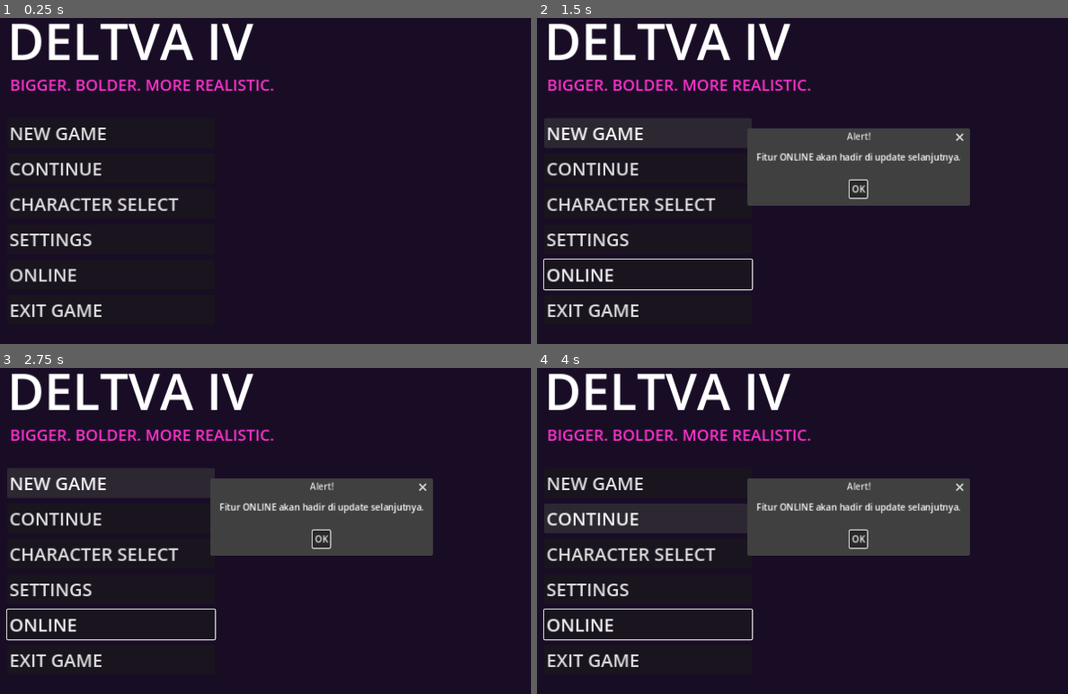
Above: before the commit, frames 1-4 (two rows, left to right).
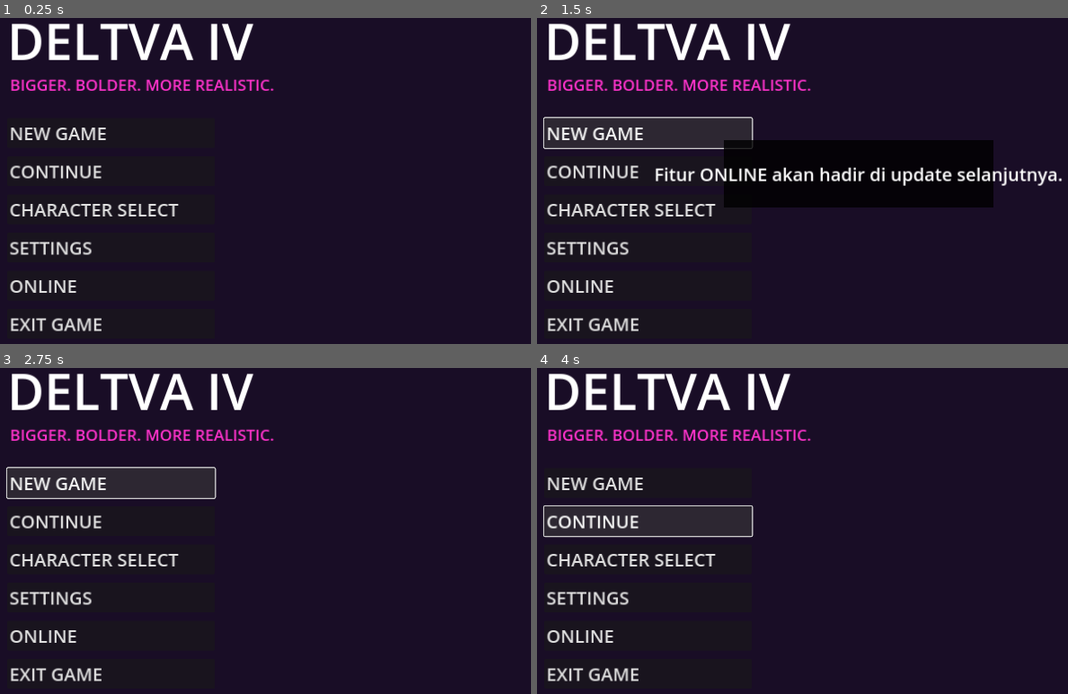
Above: after the commit, the same moments.

Repository: AniblimaxDeveloper/geta-iv-sivis
Game: Godot game, scene res://Menu.tscn
Same seed, same stepped clock (60 frames per second), same inputs: the game is played once before the commit and once after it.
Inputs:
- Up to frame 1 (0.25 s): no input
- Up to frame 2 (1.5 s): click "ONLINE" at 0.5 s; click "NEW GAME" at 1.25 s
- Up to frame 3 (2.75 s): click "NEW GAME" at 2 s
- Up to frame 4 (4 s): click "CONTINUE" at 2.75 s; click "CONTINUE" at 3.5 s

The runs differ from the first frame. In frame 1, 3.2% of the frame differs, in the area x 1-34%, y 44-97%; in frame 2, 16%, in the area x 1-99%, y 30-97%; in frame 3, 14%; in frame 4, 14%.

Commit message:
fix: menu buttons not clickable, replace AcceptDialog with ColorRect

Diff:
--- a/Menu.gd
+++ b/Menu.gd
@@ -3,8 +3,10 @@
 @onready var main_buttons = $MainButtons
 @onready var char_select = $CharacterSelect
 @onready var popup = $PopupPanel
+@onready var popup_label = $PopupPanel/Label
 
 func _ready():
+    # Sembunyikan menu sekunder saat mulai
     char_select.visible = false
     popup.visible = false
 
@@ -21,12 +23,16 @@
 
 func _on_char_selected(index: int):
     Global.selected_char = index
-    popup.dialog_text = "Karakter " + str(index + 1) + " Dipilih!"
-    popup.popup_centered()
+    show_popup("Karakter " + str(index + 1) + " Dipilih!")
 
 func _on_online_pressed():
-    popup.dialog_text = "Fitur ONLINE akan hadir di update selanjutnya."
-    popup.popup_centered()
+    show_popup("Fitur ONLINE akan hadir di update selanjutnya.")
 
 func _on_exit_pressed():
     get_tree().quit()
+
+func show_popup(text: String):
+    popup_label.text = text
+    popup.visible = true
+    await get_tree().create_timer(2.0).timeout
+    popup.visible = false
--- a/Menu.tscn
+++ b/Menu.tscn
@@ -14,6 +14,7 @@
 anchors_preset = 15
 anchor_right = 1.0
 anchor_bottom = 1.0
+mouse_filter = 2
 color = Color(0.1, 0.05, 0.15, 1)
 
 [node name="Title" type="Label" parent="."]
@@ -22,6 +23,7 @@
 offset_top = 60.0
 offset_right = 800.0
 offset_bottom = 200.0
+mouse_filter = 2
 theme_override_colors/font_color = Color(1, 1, 1, 1)
 theme_override_font_sizes/font_size = 90
 text = "DELTVA IV"
@@ -32,6 +34,7 @@
 offset_top = 180.0
 offset_right = 800.0
 offset_bottom = 220.0
+mouse_filter = 2
 theme_override_colors/font_color = Color(1, 0.2, 0.8, 1)
 theme_override_font_sizes/font_size = 28
 text = "BIGGER. BOLDER. MORE REALISTIC."
@@ -42,47 +45,54 @@
 offset_top = 260.0
 offset_right = 450.0
 offset_bottom = 700.0
-theme_override_constants/separation = 10
+theme_override_constants/separation = 15
 
 [node name="NewGame" type="Button" parent="MainButtons"]
 layout_mode = 2
+custom_minimum_size = Vector2(0, 50)
 theme_override_font_sizes/font_size = 32
 text = "NEW GAME"
 alignment = 0
 
 [node name="Continue" type="Button" parent="MainButtons"]
 layout_mode = 2
+custom_minimum_size = Vector2(0, 50)
 theme_override_font_sizes/font_size = 32
 text = "CONTINUE"
 alignment = 0
 
 [node name="CharSelect" type="Button" parent="MainButtons"]
 layout_mode = 2
+custom_minimum_size = Vector2(0, 50)
 theme_override_font_sizes/font_size = 32
 text = "CHARACTER SELECT"
 alignment = 0
 
 [node name="Settings" type="Button" parent="MainButtons"]
 layout_mode = 2
+custom_minimum_size = Vector2(0, 50)
 theme_override_font_sizes/font_size = 32
 text = "SETTINGS"
 alignment = 0
 
 [node name="Online" type="Button" parent="MainButtons"]
 layout_mode = 2
+custom_minimum_size = Vector2(0, 50)
 theme_override_font_sizes/font_size = 32
 text = "ONLINE"
 alignment = 0
 
 [node name="Exit" type="Button" parent="MainButtons"]
 layout_mode = 2
+custom_minimum_size = Vector2(0, 50)
 theme_override_font_sizes/font_size = 32
 text = "EXIT GAME"
 alignment = 0
 
 [node name="CharacterSelect" type="GridContainer" parent="."]
+visible = false
 layout_mode = 0
-offset_left = 550.0
+offset_left = 600.0
 offset_top = 200.0
 offset_right = 1200.0
 offset_bottom = 700.0
@@ -92,49 +102,78 @@
 
 [node name="Char1" type="Button" parent="CharacterSelect"]
 layout_mode = 2
+custom_minimum_size = Vector2(150, 50)
 text = "KARAKTER 1"
 
 [node name="Char2" type="Button" parent="CharacterSelect"]
 layout_mode = 2
+custom_minimum_size = Vector2(150, 50)
 text = "KARAKTER 2"
 
 [node name="Char3" type="Button" parent="CharacterSelect"]
 layout_mode = 2
+custom_minimum_size = Vector2(150, 50)
 text = "KARAKTER 3"
 
 [node name="Char4" type="Button" parent="CharacterSelect"]
 layout_mode = 2
+custom_minimum_size = Vector2(150, 50)
 text = "KARAKTER 4"
 
 [node name="Char5" type="Button" parent="CharacterSelect"]
 layout_mode = 2
+custom_minimum_size = Vector2(150, 50)
 text = "KARAKTER 5"
 
 [node name="Char6" type="Button" parent="CharacterSelect"]
 layout_mode = 2
+custom_minimum_size = Vector2(150, 50)
 text = "KARAKTER 6"
 
 [node name="Char7" type="Button" parent="CharacterSelect"]
 layout_mode = 2
+custom_minimum_size = Vector2(150, 50)
 text = "KARAKTER 7"
 
 [node name="Char8" type="Button" parent="CharacterSelect"]
 layout_mode = 2
+custom_minimum_size = Vector2(150, 50)
 text = "KARAKTER 8"
 
 [node name="Char9" type="Button" parent="CharacterSelect"]
 layout_mode = 2
+custom_minimum_size = Vector2(150, 50)
 text = "KARAKTER 9"
 
 [node name="Char10" type="Button" parent="CharacterSelect"]
 layout_mode = 2
+custom_minimum_size = Vector2(150, 50)
 text = "KARAKTER 10"
 
 [node name="BackBtn" type="Button" parent="CharacterSelect"]
 layout_mode = 2
+custom_minimum_size = Vector2(150, 50)
 text = "KEMBALI"
 
-[node name="PopupPanel" type="AcceptDialog" parent="."]
+[node name="PopupPanel" type="ColorRect" parent="."]
+visible = false
+layout_mode = 0
+offset_left = 400.0
+offset_top = 300.0
+offset_right = 880.0
+offset_bottom = 420.0
+color = Color(0, 0, 0, 0.8)
+
+[node name="Label" type="Label" parent="PopupPanel"]
+layout_mode = 1
+anchors_preset = 15
+anchor_right = 1.0
+anchor_bottom = 1.0
+theme_override_colors/font_color = Color(1, 1, 1, 1)
+theme_override_font_sizes/font_size = 32
+text = "Pesan"
+horizontal_alignment = 1
+vertical_alignment = 1
 
 [connection signal="pressed" from="MainButtons/NewGame" to="." method="_on_new_game_pressed"]
 [connection signal="pressed" from="MainButtons/CharSelect" to="." method="_on_character_select_pressed"]
